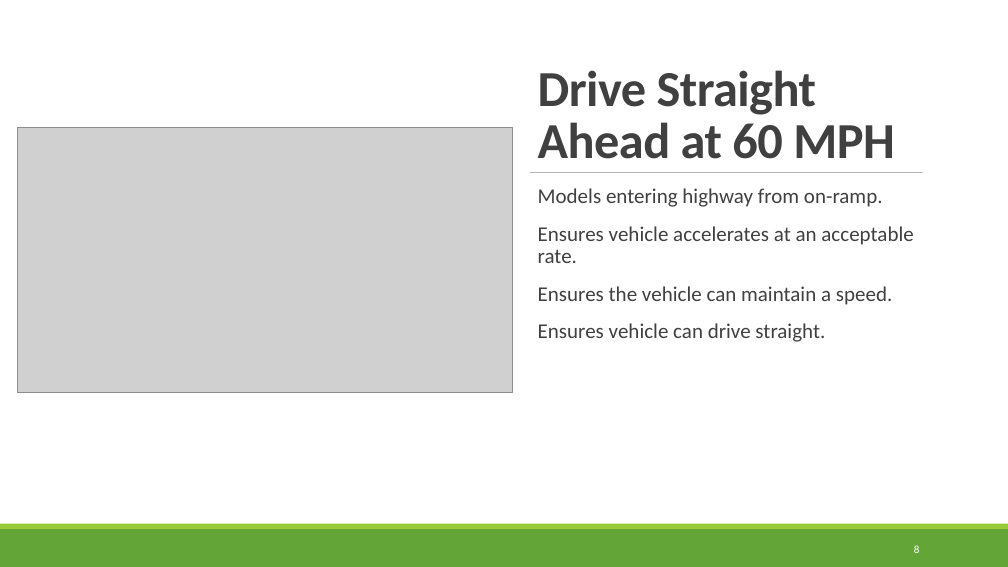
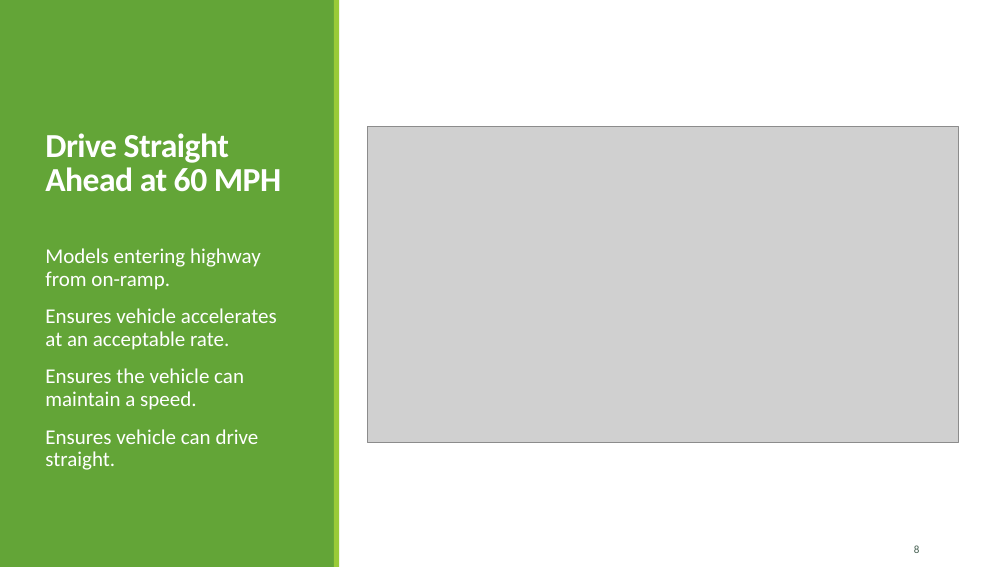
Before and after one commit to TytanRock/ECE-5734-Project, a slide deck: slide 8 of Project Progress Presentaion.pptx. Drawn at 1008x567 pixels with LibreOffice and Linux fonts; fonts in the diff are those of the drawing; grey boxes stand for pictures. Boxes give left, top, right and bottom in pixels: in the first picture for what was removed or moved away, otherwise in the second. Text is boxed around its words. In the diff, an @@ line names an element or a change of style, - is before the commit and + after.

```diff
--- a/Project Progress Presentaion.pptx
+++ b/Project Progress Presentaion.pptx
@@ rectangle removed at (0,0,1008,524) @@
@@ rectangle added at (0,0,335,567), fill #63A537 @@
@@ rectangle added at (334,0,340,567), fill #99CB38 @@
@@ title "Drive Straight Ahead at 60 ...": place and size @@
-title "Drive Straight Ahead at 60 ..." at (538,70,894,159)
+title "Drive Straight Ahead at 60 ..." at (45,133,281,192)
@@ title "Drive Straight Ahead at 60 ..." at (45,133,281,192): size 48 to 32 pt, text colour #404040 to #FFFFFF @@
@@ picture: place and size @@
-picture at (17,128,513,392)
+picture at (368,127,959,443)
@@ line removed from (530, 172) to (923, 172) @@
@@ text "Models entering highway from on-ramp.": place and size @@
-text "Models entering highway from on-ramp." at (538,188,913,342)
+text "Models entering highway from on-ramp." at (45,248,277,470)
@@ text "Models entering highway from on-ramp." at (45,248,277,470): text colour #404040 to #FFFFFF; bullet   to none @@
@@ rectangle removed at (0,524,1008,529) @@
@@ rectangle removed at (0,529,1008,567) @@
@@ page number at (914,545,920,553): text colour #FFFFFF to #455F51; less space between paragraphs @@
```
Also in this commit, not shown: 7 other slides changed, 1 other file.
